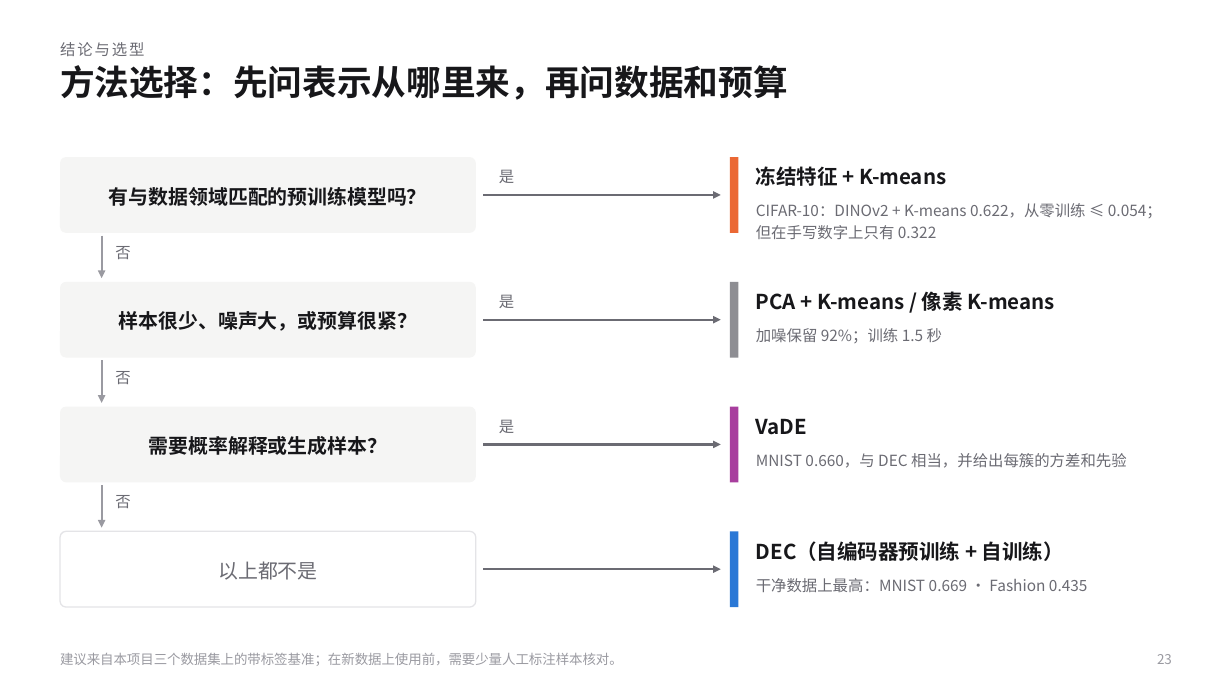
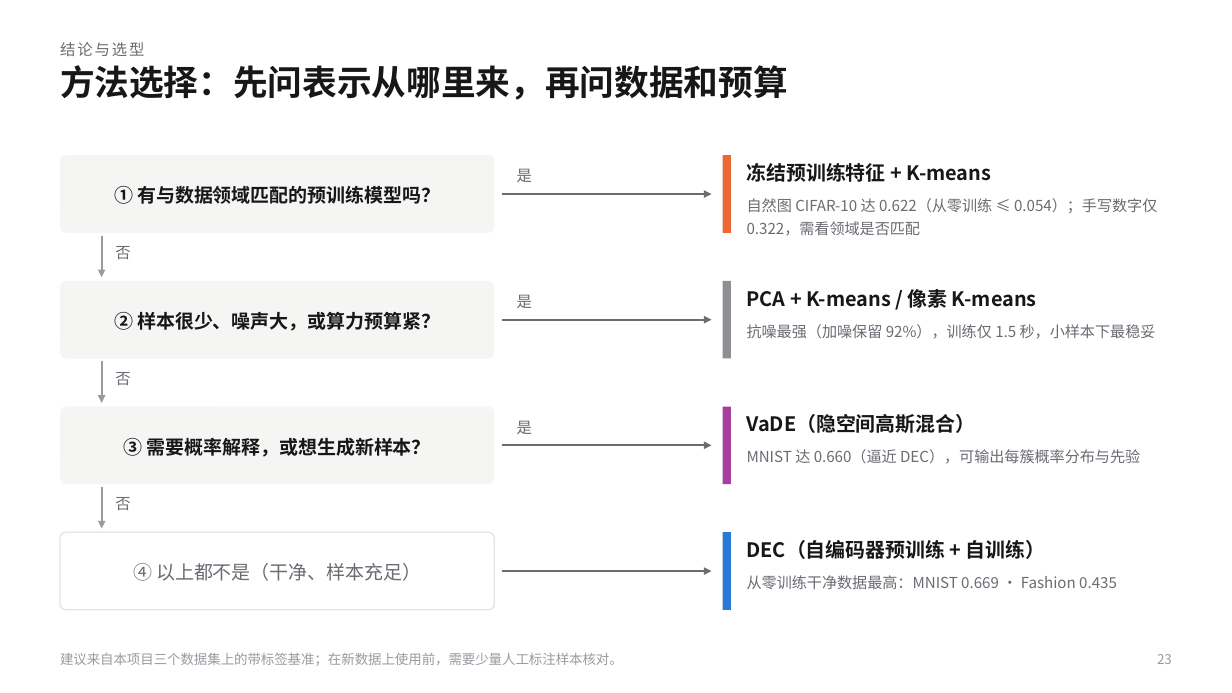
Before and after one commit to KQYaili/DeepClustering-Survey, a slide deck: slide 23 of presentation/deep-clustering-evolution-selection-guide.pptx. Drawn at 1232x693 pixels with LibreOffice and Linux fonts; fonts in the diff are those of the drawing. Boxes give left, top, right and bottom in pixels: in the first picture for what was removed or moved away, otherwise in the second. Text is boxed around its words. In the diff, an @@ line names an element or a change of style, - is before the commit and + after.

```diff
--- a/presentation/deep-clustering-evolution-selection-guide.pptx
+++ b/presentation/deep-clustering-evolution-selection-guide.pptx
@@ rounded rectangle: place and size @@
-rounded rectangle at [60, 157, 476, 233]
+rounded rectangle at [60, 155, 494, 233]
@@ 3 texts: place and size @@
-3 texts at [499, 170, 514, 433]
+3 texts at [517, 169, 532, 434]
@@ text at [747, 163, 991, 182]: text changed; size 16 to 15.5 pt @@
-冻结特征 + K-means
+冻结预训练特征 + K-means
@@ text at [114, 186, 440, 204]: text changed; size 15.5 to 14.8 pt @@
-有与数据领域匹配的预训练模型吗？
+① 有与数据领域匹配的预训练模型吗？
@@ arrow moved from (483, 195) - (721, 195) to (502, 194) - (712, 194) @@
@@ text at [747, 198, 1157, 236]: text changed; size 12 to 11.8 pt @@
-CIFAR-10：DINOv2 + K-means 0.622，从零训练 ≤ 0.054；但在手写数字上只有 0.322
+自然图 CIFAR-10 达 0.622（从零训练 ≤ 0.054）；手写数字仅 0.322，需看领域是否匹配
@@ rounded rectangle: place and size @@
-rounded rectangle at [60, 282, 476, 358]
+rounded rectangle at [60, 281, 494, 359]
@@ text "PCA + K-means / 像素 ..." at [747, 289, 1037, 308]: size 16 to 15.5 pt @@
@@ text "PCA + K-means / 像素 ...": place and size @@
-text "PCA + K-means / 像素 ..." at [756, 291, 1055, 311]
+text "PCA + K-means / 像素 ..." at [747, 289, 1037, 308]
@@ text at [114, 312, 440, 331]: text changed; size 15.5 to 14.8 pt @@
-样本很少、噪声大，或预算很紧？
+② 样本很少、噪声大，或算力预算紧？
@@ arrow moved from (483, 320) - (721, 320) to (502, 320) - (712, 320) @@
@@ text at [747, 324, 1156, 339]: text changed; size 12 to 11.8 pt @@
-加噪保留 92%；训练 1.5 秒
+抗噪最强（加噪保留 92%），训练仅 1.5 秒，小样本下最稳妥
@@ rounded rectangle: place and size @@
-rounded rectangle at [60, 407, 476, 482]
+rounded rectangle at [60, 407, 494, 484]
@@ text at [747, 414, 976, 433]: text changed; size 16 to 15.5 pt @@
-VaDE
+VaDE（隐空间高斯混合）
@@ text at [124, 438, 431, 457]: text changed; size 15.5 to 14.8 pt @@
-需要概率解释或生成样本？
+③ 需要概率解释，或想生成新样本？
@@ arrow moved from (483, 445) - (721, 445) to (502, 445) - (712, 445) @@
@@ text at [747, 449, 1140, 464]: text changed; size 12 to 11.8 pt @@
-MNIST 0.660，与 DEC 相当，并给出每簇的方差和先验
+MNIST 达 0.660（逼近 DEC），可输出每簇概率分布与先验
@@ rounded rectangle: place and size @@
-rounded rectangle at [60, 531, 476, 607]
+rounded rectangle at [60, 532, 494, 610]
@@ 4 rectangles: place and size @@
-4 rectangles at [730, 157, 738, 607]
+4 rectangles at [723, 155, 731, 610]
@@ text "DEC（自编码器预训练 + 自训练）": place and size @@
-text "DEC（自编码器预训练 + 自训练）" at [756, 541, 1064, 561]
+text "DEC（自编码器预训练 + 自训练）" at [747, 540, 1046, 559]
@@ text "DEC（自编码器预训练 + 自训练）" at [747, 540, 1046, 559]: size 16 to 15.5 pt @@
@@ text at [133, 563, 421, 581]: text changed; size 15.5 to 14.8 pt @@
-以上都不是
+④ 以上都不是（干净、样本充足）
@@ arrow moved from (483, 569) - (721, 569) to (502, 571) - (712, 571) @@
@@ text at [747, 575, 1117, 589]: text changed; size 12 to 11.8 pt @@
-干净数据上最高：MNIST 0.669 · Fashion 0.435
+从零训练干净数据最高：MNIST 0.669 · Fashion 0.435
```
Also in this commit, not shown: 28 other slides changed, 17 other files.
